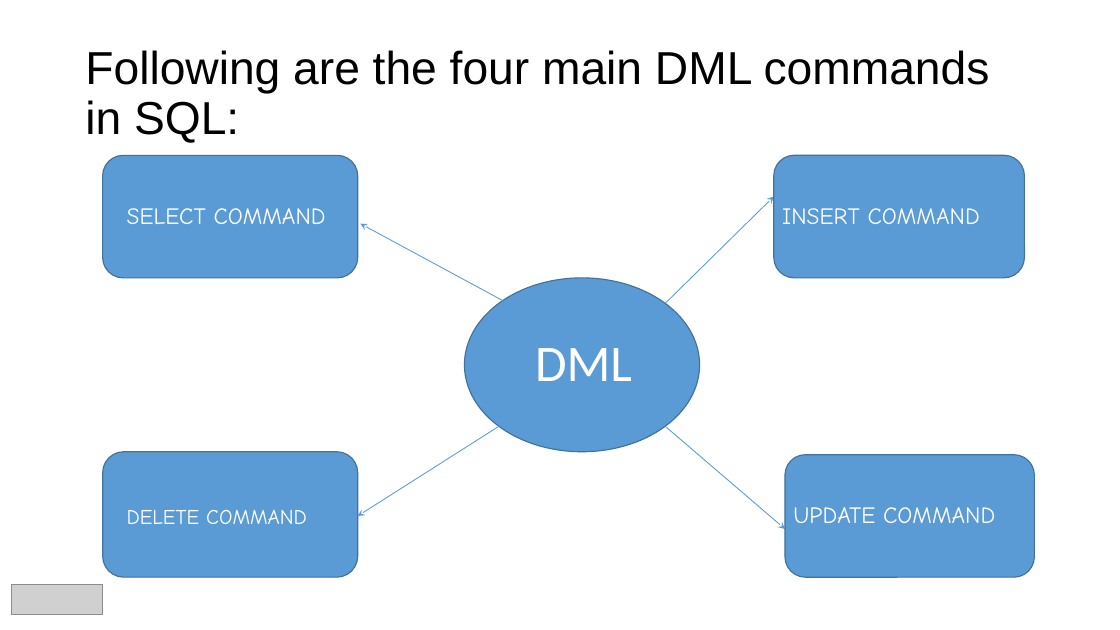
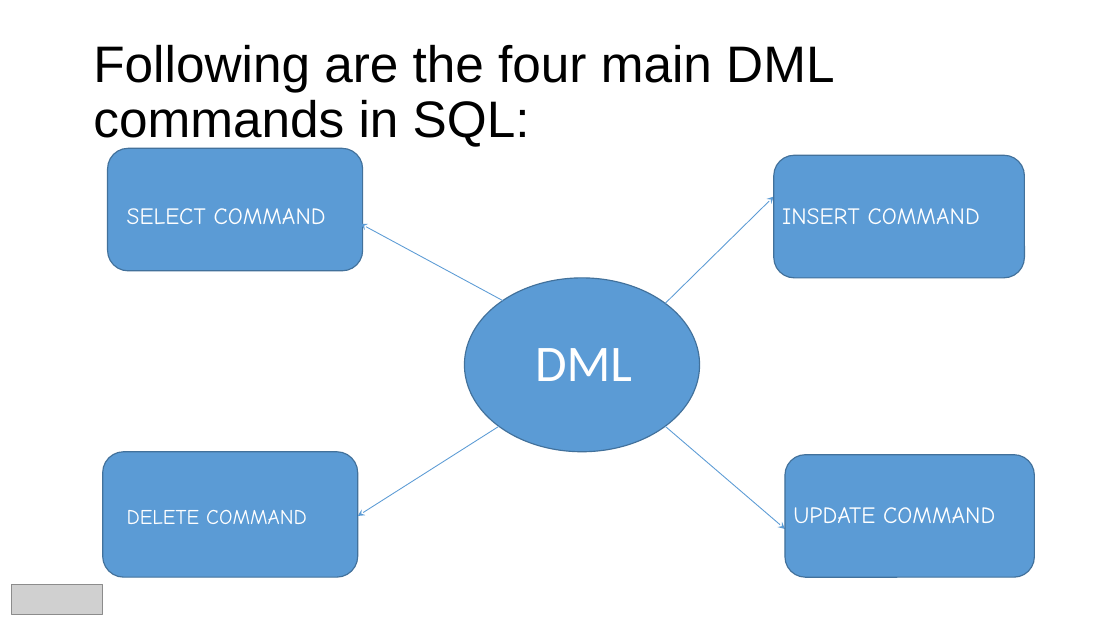
Before and after one commit to RaziyaShajeer/-ASP-Net-Core-.NetCore-SM-03, a slide deck: slide 3 of ASP.NetCore/Chapter 5/Presentation/DML.pptx. Drawn at 1120x630 pixels with LibreOffice and Linux fonts; fonts in the diff are those of the drawing; grey boxes stand for pictures. Boxes give left, top, right and bottom in pixels: in the first picture for what was removed or moved away, otherwise in the second. Text is boxed around its words. In the diff, an @@ line names an element or a change of style, - is before the commit and + after.

```diff
--- a/ASP.NetCore/Chapter 5/Presentation/DML.pptx
+++ b/ASP.NetCore/Chapter 5/Presentation/DML.pptx
@@ title "Following are the four main ...": place and size @@
-title "Following are the four main ..." at bbox=[85, 50, 990, 143]
+title "Following are the four main ..." at bbox=[93, 44, 834, 147]
@@ title "Following are the four main ..." at bbox=[93, 44, 834, 147]: size 39.6 to 44 pt @@
@@ rounded rectangle: place and size @@
-rounded rectangle at bbox=[103, 155, 358, 278]
+rounded rectangle at bbox=[108, 149, 363, 271]
```
Also in this commit, not shown: 2 other slides changed, 11 other files.
